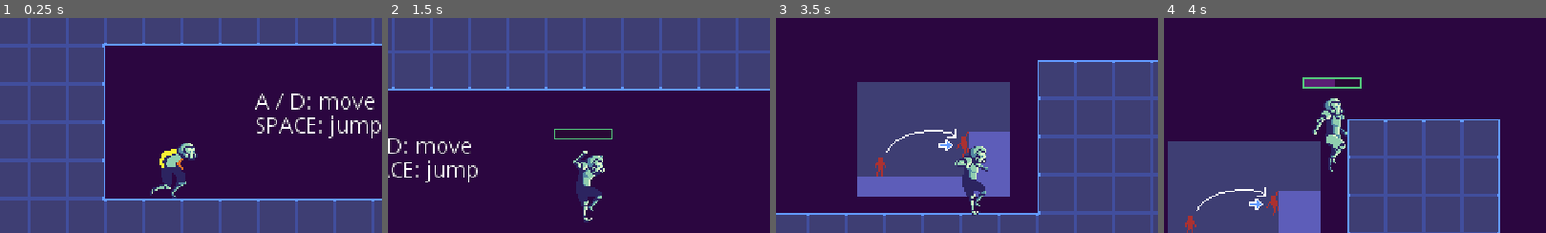
Above: before the commit, frames 1-4 (left to right).
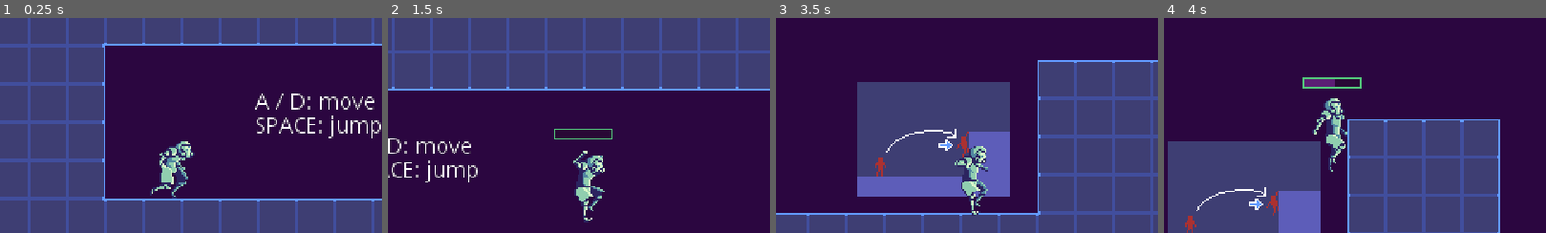
Above: after the commit, the same moments.

Repository: TKnowland/MetroidvaniaProject
Game: Godot game, scene res://scenes/world/Game.tscn
The game is run twice, just before and just after one commit, with the same random seed, the same clock (stepped at 60 frames per second) and the same inputs.
Inputs:
- Up to frame 1 (0.25 s): no input
- Up to frame 2 (1.5 s): hold Shift (jetpack) 0.53-1.28 s; hold Right (ui_right) from 0.53 s (still down); tap Space (jump) at 0.77 s; tap Shift (jetpack) at 1.35 s
- Up to frame 3 (3.5 s): tap Space (jump) at 1.52, 3.02 s; release Right (ui_right) at 2.03 s; hold Left (ui_left) 2.03-2.78 s; hold Shift (jetpack) 2.03-2.78 s; hold Right (ui_right) from 2.78 s (still down); tap Shift (jetpack) at 2.85 s
- Up to frame 4 (4 s): keep holding Right (ui_right); hold Shift (jetpack) from 3.53 s (still down); tap Space (jump) at 3.77 s
The pictures show only the part of the screen within x 28-78%, y 18-68%; the shares and areas given below are measured in that part.

The runs differ from the first frame. In frame 1, 0.9% of the frame differs, in the area x 41-52%, y 57-78%; in frame 2, 0.3%; in frame 3, 0.3%; in frame 4, nothing differs.

Commit message:
finished animations almost

Diff:
--- a/default_bus_layout.tres
+++ b/default_bus_layout.tres
@@ -10,7 +10,7 @@
 bus/1/send = "Master"
 bus/2/name = "Music"
 bus/2/solo = false
-bus/2/mute = false
+bus/2/mute = true
 bus/2/bypass_fx = false
 bus/2/volume_db = 0.0
 bus/2/send = "Master"
--- a/scripts/entity/player/HUD.gd
+++ b/scripts/entity/player/HUD.gd
@@ -10,4 +10,4 @@
 
 func _process(delta):
 	FPS.text = str(Engine.get_frames_per_second())
-	healthBar.value = lerp(healthBar.value, ceil(player.health), 0.5)
+	healthBar.value = lerp(healthBar.value, player.health, 0.5)
Binary file changed: Guy.aseprite
Binary file changed: assets/player/Guy.png
